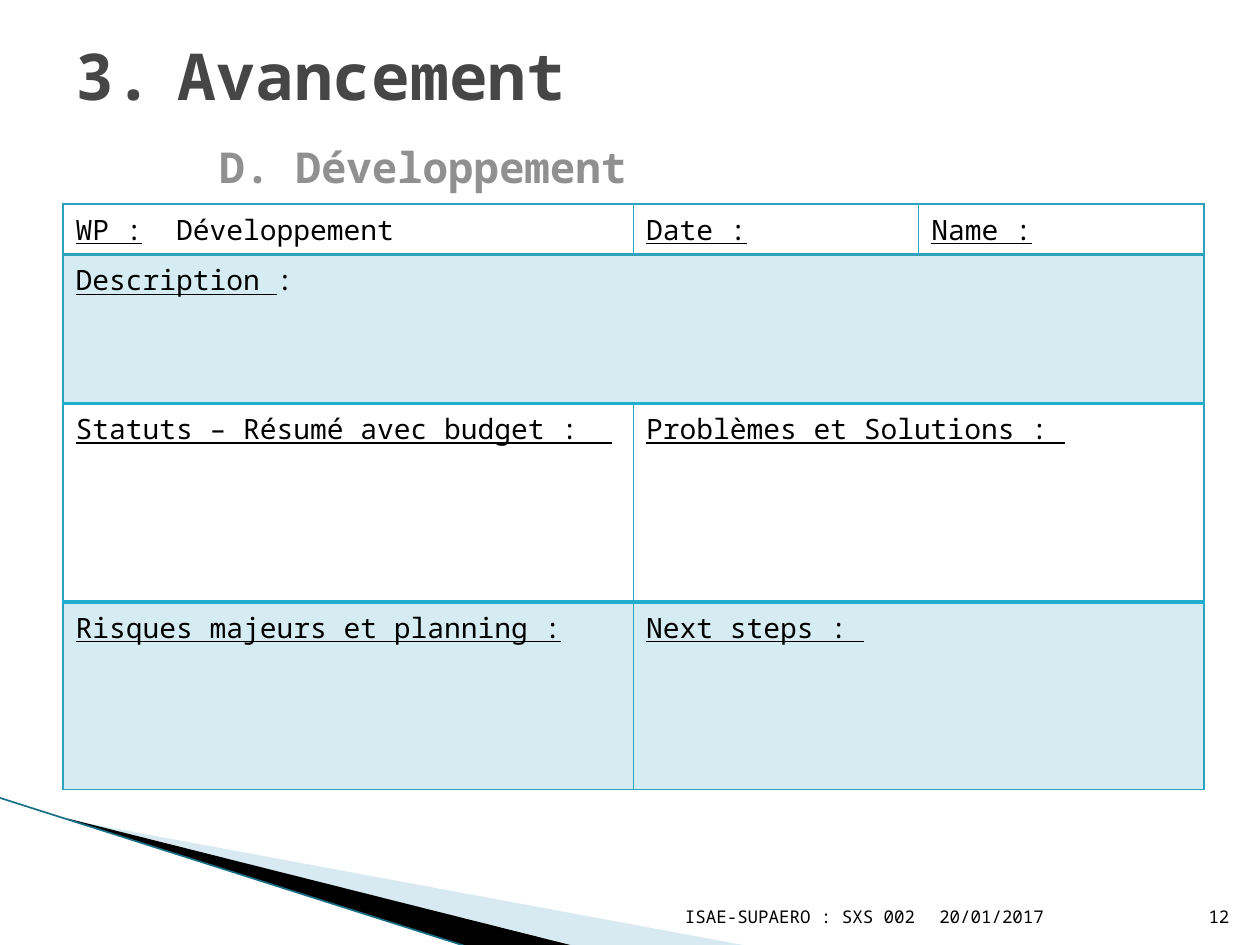
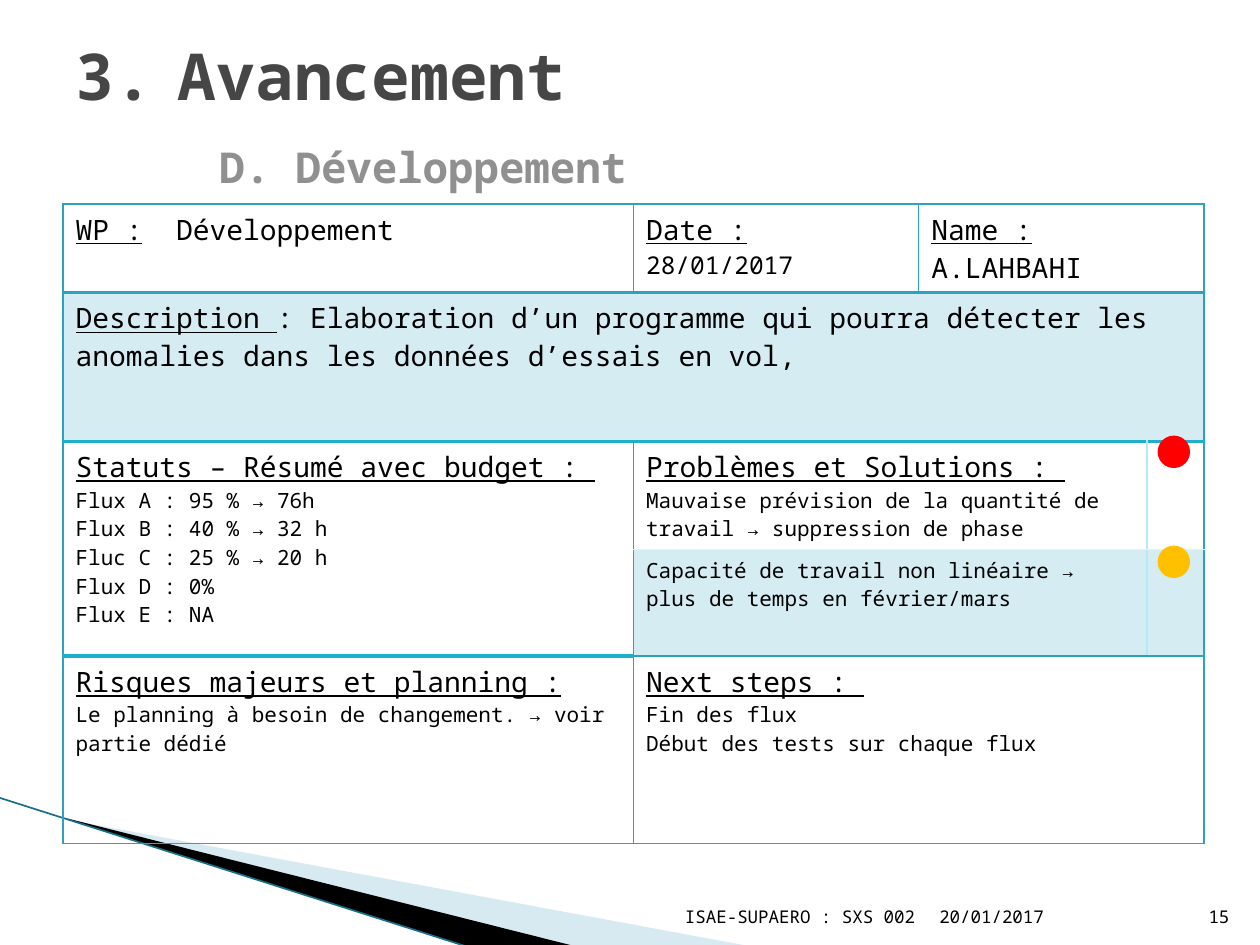
Before and after one commit to YuanxiangFranck/PIE_ISAE_Essais_Vol, a slide deck: slide 15 of gestion_projet/Project_Review03022017.pptx (slide 12 before the commit). Drawn at 1260x945 pixels with LibreOffice and Linux fonts; fonts in the diff are those of the drawing; background and template pictures are left out. Boxes give left, top, right and bottom in pixels: in the first picture for what was removed or moved away, otherwise in the second. Text is boxed around its words. In the diff, an @@ line names an element or a change of style, - is before the commit and + after.

Commit message:
MAJ PPT review + MAJ planning

```diff
--- a/gestion_projet/Project_Review03022017.pptx
+++ b/gestion_projet/Project_Review03022017.pptx
@@ table at (63,204,1203,804) @@
-WP : Développement | Date : | Name :
-Description : |  | 
-Statuts – Résumé avec budget : | Problèmes et Solutions : | 
-Risques majeurs et planning : | Next steps : | 
+WP : Développement | Date : 28/01/2017 | Name : A.LAHBAHI | 
+Description : Elaboration d’un programme qui pourra détecter les anomalies dans les données d’essais en vol, |  |  | 
+Statuts – Résumé avec budget : / Flux A : 95 % → 76h / Flux B : 40 % → 32 h / Fluc C : 25 % → 20 h / Flux D : 0% / Flux E : NA | Problèmes et Solutions : / Mauvaise prévision de la quantité de travail → suppression de phase |  | 
+ | Capacité de travail non linéaire → plus de temps en février/mars |  | 
+Risques majeurs et planning : / Le planning à besoin de changement. → voir partie dédié | Next steps : / Fin des flux / Début des tests sur chaque flux |  | 
@@ ellipse added at (1162,440,1187,465), fill #FF0000, outline #FF0000 4.33 pt @@
@@ ellipse added at (1162,549,1187,575), fill #FFC000, outline #FFC000 4.33 pt @@
@@ page number at (1209,910,1230,924): text changed @@
-12
+15
```
Also in this commit, not shown: 6 other slides changed, 8 slides added, 4 other files.
